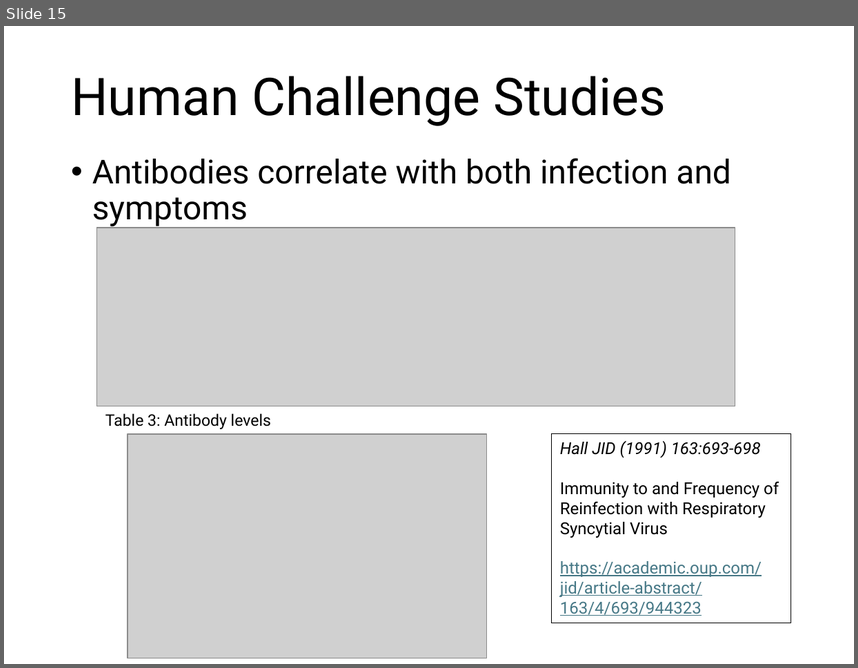
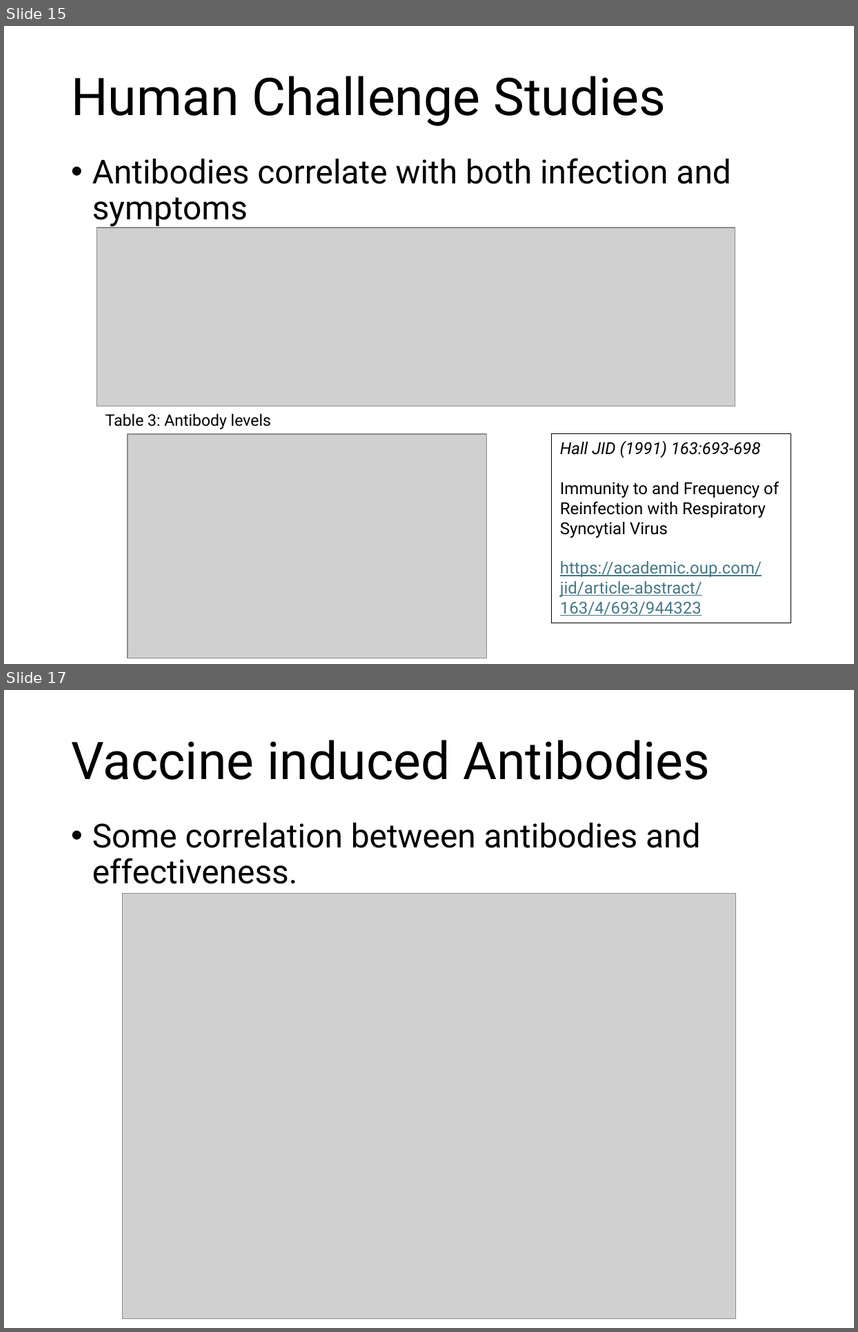
Before and after one commit to deborahcromer/RSVcorrelates, a slide deck: raw-data/RSV Data Summary.pptx. Shown one above the other, each under a label of ours: slide 15 before the commit, slides 15 and 17 after it; the slides between them are not shown. The pictures are 858x668 and 858x1332 pixels, drawn with LibreOffice and Linux fonts; fonts in the diff are those of the drawing; grey boxes stand for pictures. Boxes give left, top, right and bottom in pixels: in the first picture for what was removed or moved away, otherwise in the second. Text is boxed around its words. In the diff, an @@ line names an element or a change of style, - is before the commit and + after.

```diff
--- a/raw-data/RSV Data Summary.pptx
+++ b/raw-data/RSV Data Summary.pptx
@@ slide 17 added at (x1=4, y1=690, x2=854, y2=1328), background #FFFFFF @@
@@ title added at (x1=71, y1=740, x2=710, y2=780), 44 pt, text #000000 @@
+Vaccine induced Antibodies
@@ text added at (x1=92, y1=822, x2=700, y2=884), 28 pt, text #000000 @@
+• Some correlation between antibodies and effectiveness.
@@ picture added at (x1=122, y1=893, x2=736, y2=1318) @@
```
Also in this commit, not shown: 1 slide changed, 1 other slide added, 2 other files.
